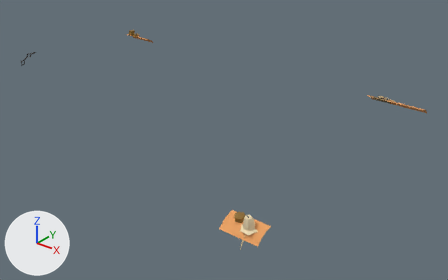
A saved change to the glTF model art/models/boards/hearth/dressing_corners_mobile.glb.
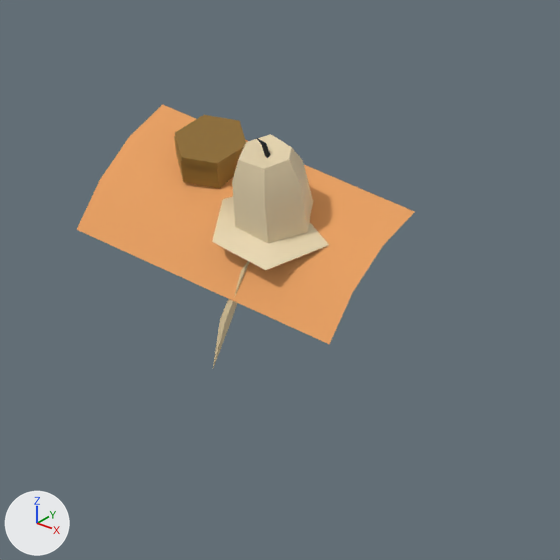
Each version is shown whole from a 50 mm camera at (1.935, -2.035, 1.244) aimed at (0.205, 0.127, -0.096), then close up on the part from 46% to 66% of the width and 69% to 100% of the height. The axes (+X, +Y, +Z) are drawn at lower left. The lights are the same throughout. The last two pictures show the newer version. Vertices at exactly the same position are counted once.

Script lines for the objects in view, before the commit:
```python
me_dressing_corners_mobile = bpy.data.meshes.new('dressing_corners_mobile')
me_dressing_corners_mobile.from_pydata(...)  # 259 vertices, 420 faces; spans x -1.21..1.0, y -0.7..0.69, z 0.03..0.15
me_dressing_corners_mobile.materials.append(mat_dressing_coin)  # brown #8c6a2c
me_dressing_corners_mobile.materials.append(mat_dressing_bone)  # beige #c9b48a
me_dressing_corners_mobile.materials.append(mat_dressing_paper)  # brown #8a7650
me_dressing_corners_mobile.materials.append(mat_dressing_seal)  # dark red #6e1a24
me_dressing_corners_mobile.materials.append(mat_dressing_wax)  # beige #e8d6b0
me_dressing_corners_mobile.materials.append(mat_dressing_wax_drip)  # beige #d8c49a
me_dressing_corners_mobile.materials.append(mat_dressing_ink)  # black #0e1414
me_dressing_corners_mobile.materials.append(mat_dressing_iron)  # dark grey #34302e
me_dressing_corners_mobile.materials.append(mat_dressing_pool)  # orange #e8a060
ob_dressing_corners_mobile = bpy.data.objects.new('dressing_corners_mobile', me_dressing_corners_mobile)
ob_dressing_corners_mobile.location = (0.0, 0.0, 0.0)
```
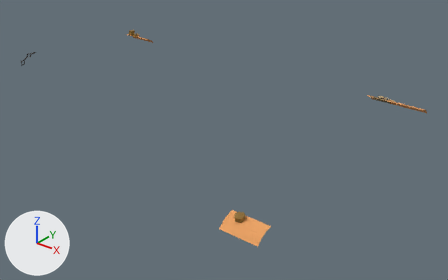
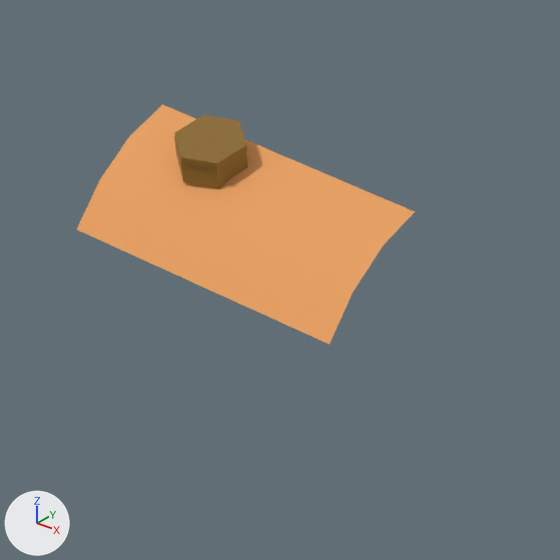
Pixel boxes (x1, y1, x2, y2) of what changed, in the close-ups (560 x 560 px):
'dressing_corners_mobile', reshaped
    before: (77, 104, 414, 368)
    after: (77, 104, 414, 344)
part 1 of me_dressing_corners_mobile, deleted (beige)
    before: (212, 134, 329, 270)
part 2 of me_dressing_corners_mobile, deleted (beige)
    before: (213, 261, 249, 368)
part 3 of me_dressing_corners_mobile, deleted
    before: (257, 138, 270, 158)

What changed in the scene script:
```text
Change me_dressing_corners_mobile:
    used by ob_dressing_corners_mobile; location = (0.0, 0.0, 0.0)
    remove me_dressing_corners_mobile.from_pydata(...)  # 259 vertices, 420 faces; spans x -1.21..1.0, y -0.7..0.69, z 0.03..0.15
    add me_dressing_corners_mobile.from_pydata(...)  # 216 vertices, 346 faces; spans x -1.21..1.0, y -0.69..0.69, z 0.03..0.14
    me_dressing_corners_mobile part 1: the loose piece of 26 vertices spanning x 0.9..0.97, y -0.68..-0.62, z 0.1..0.15 is deleted
    me_dressing_corners_mobile part 2: the loose piece of 10 vertices spanning x 0.93..0.94, y -0.7..-0.65, z 0.04..0.1 is deleted
    me_dressing_corners_mobile part 3: the loose piece of 7 vertices spanning x 0.93..0.94, y -0.66, z 0.14..0.15 is deleted
    remove me_dressing_corners_mobile.materials.append(mat_dressing_wax)  # beige #e8d6b0
    remove me_dressing_corners_mobile.materials.append(mat_dressing_wax_drip)  # beige #d8c49a
    remove me_dressing_corners_mobile.materials.append(mat_dressing_ink)  # black #0e1414
```
